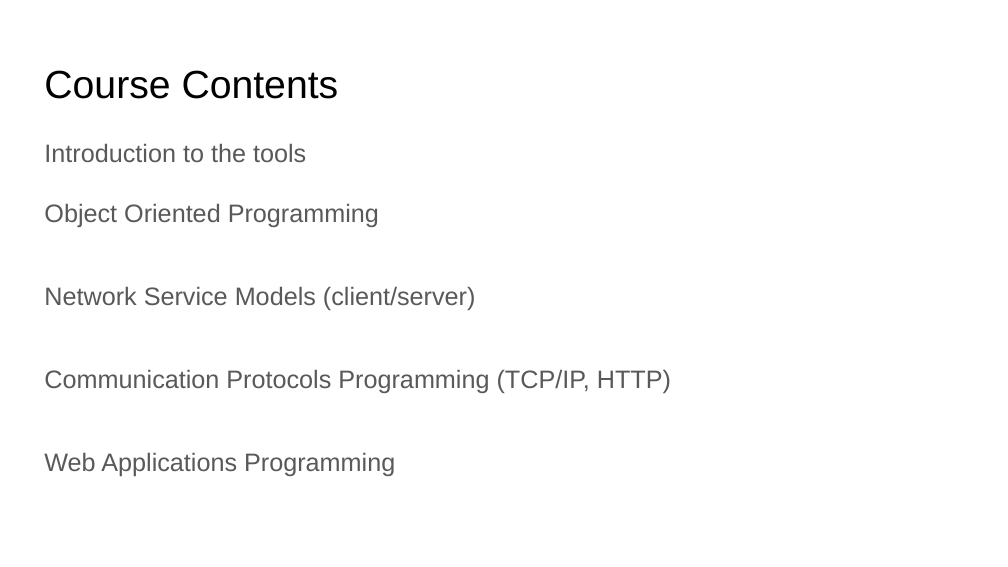
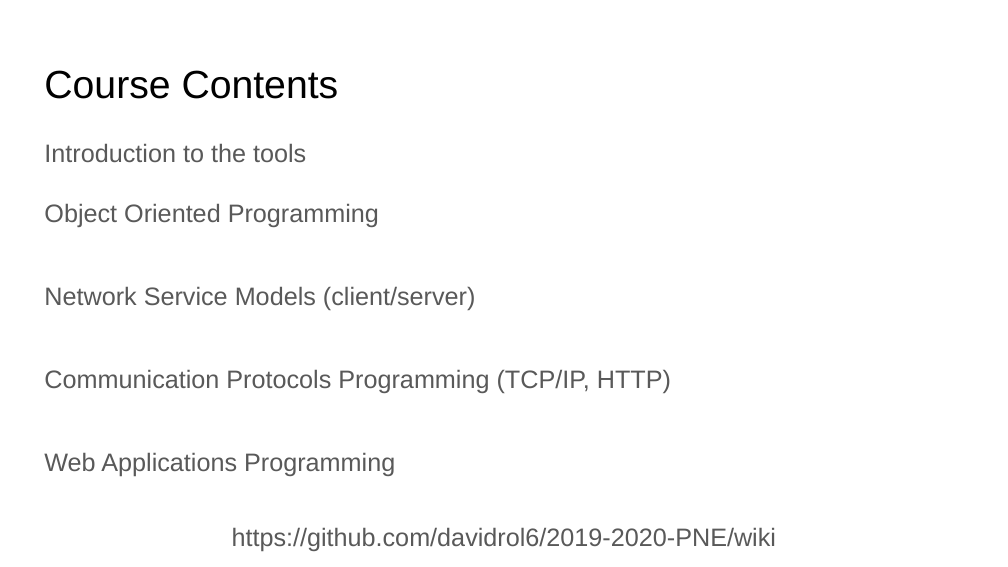
Before and after one commit to rodperex/PNE, a slide deck: slide 3 of s0-introduction/Introduction.odp. Drawn at 1008x567 pixels with LibreOffice and Linux fonts; fonts in the diff are those of the drawing. Boxes give left, top, right and bottom in pixels: in the first picture for what was removed or moved away, otherwise in the second. Text is boxed around its words. In the diff, an @@ line names an element or a change of style, - is before the commit and + after.

```diff
--- a/s0-introduction/Introduction.odp
+++ b/s0-introduction/Introduction.odp
@@ text at (232, 527, 776, 551): paragraph added @@
+https://github.com/davidrol6/2019-2020-PNE/wiki
```
Also in this commit, not shown: 1 other file.
